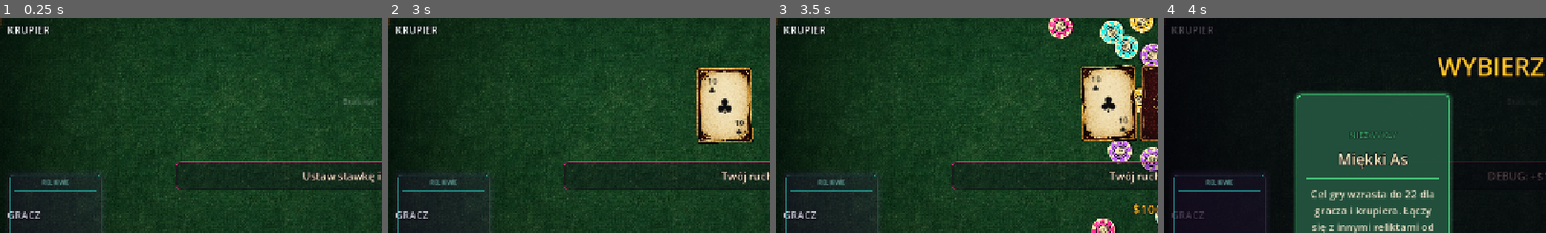
Above: before the commit, frames 1-4 (left to right).
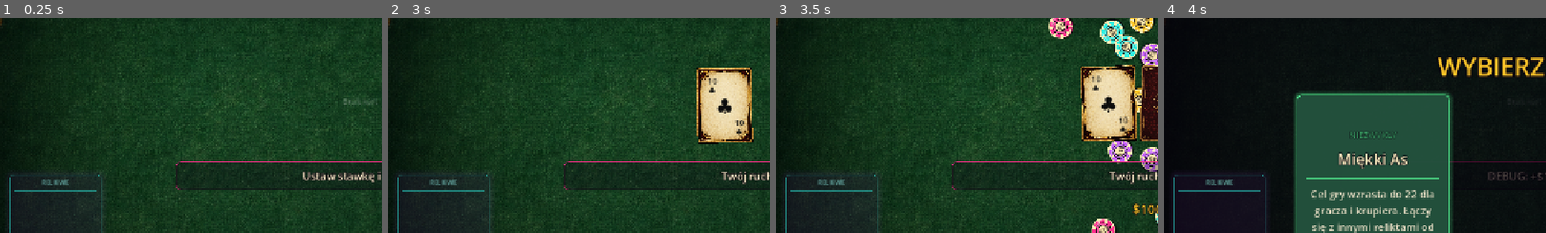
Above: after the commit, the same moments.

Repository: krychasto/debt-to-the-house
Game: Godot game, scene res://scenes/main.tscn
Two runs of this game, one before a commit and one after it. Both use one fixed random seed, a clock stepped at 60 frames per second and the inputs below.
Inputs (mouse positions are % of the whole screen's width and height, from its top left):
- Up to frame 1 (0.25 s): no input
- Up to frame 2 (3 s): click "-5" at 0.5 s; click "+5" at 1.25 s; click "MAX" at 2 s; click "ROZDAJ" at 2.75 s
- Up to frame 3 (3.5 s): no input
- Up to frame 4 (4 s): tap Enter at 3.5 s; move the mouse to (72, 45) at 3.52 s; hold D from 3.53 s (still down); tap R at 3.6 s; click (72, 45) at 3.67 s
The pictures show only the part of the screen within x 1-51%, y 14-64%; the shares and areas given below are measured in that part.

The runs differ from the first frame. In frame 1, 0.4% of the frame differs, in the area x 2-13%, y 3-94%; in frame 2, 0.4%; in frame 3, 0.4%; in frame 4, 0.3%.

Commit message:
style: remove hand owner labels

Diff:
--- a/debt-to-the-house/scripts/ui/blackjack_table.gd
+++ b/debt-to-the-house/scripts/ui/blackjack_table.gd
@@ -265,7 +265,7 @@
 	return panel
 
 
-func _build_hand_panel(title: String, is_dealer: bool) -> Control:
+func _build_hand_panel(_title: String, is_dealer: bool) -> Control:
 	var panel := PanelContainer.new()
 	panel.size_flags_vertical = Control.SIZE_EXPAND_FILL
 	panel.add_theme_stylebox_override("panel", _make_style(Color(0.0, 0.0, 0.0, 0.0), Color(1.0, 1.0, 1.0, 0.0), 0, 8))
@@ -278,14 +278,9 @@
 	top_row.add_theme_constant_override("separation", 6)
 	box.add_child(top_row)
 
-	var name_label := Label.new()
-	name_label.text = title.to_upper()
-	name_label.size_flags_horizontal = Control.SIZE_EXPAND_FILL
-	name_label.add_theme_font_size_override("font_size", 17)
-	name_label.add_theme_color_override("font_color", Color(0.93, 1.0, 0.97))
-	name_label.add_theme_color_override("font_outline_color", Color(0.02, 0.00, 0.03, 0.95))
-	name_label.add_theme_constant_override("outline_size", 5)
-	top_row.add_child(name_label)
+	var score_spacer := Control.new()
+	score_spacer.size_flags_horizontal = Control.SIZE_EXPAND_FILL
+	top_row.add_child(score_spacer)
 
 	var score_label := Label.new()
 	score_label.custom_minimum_size = Vector2(92, 42)
